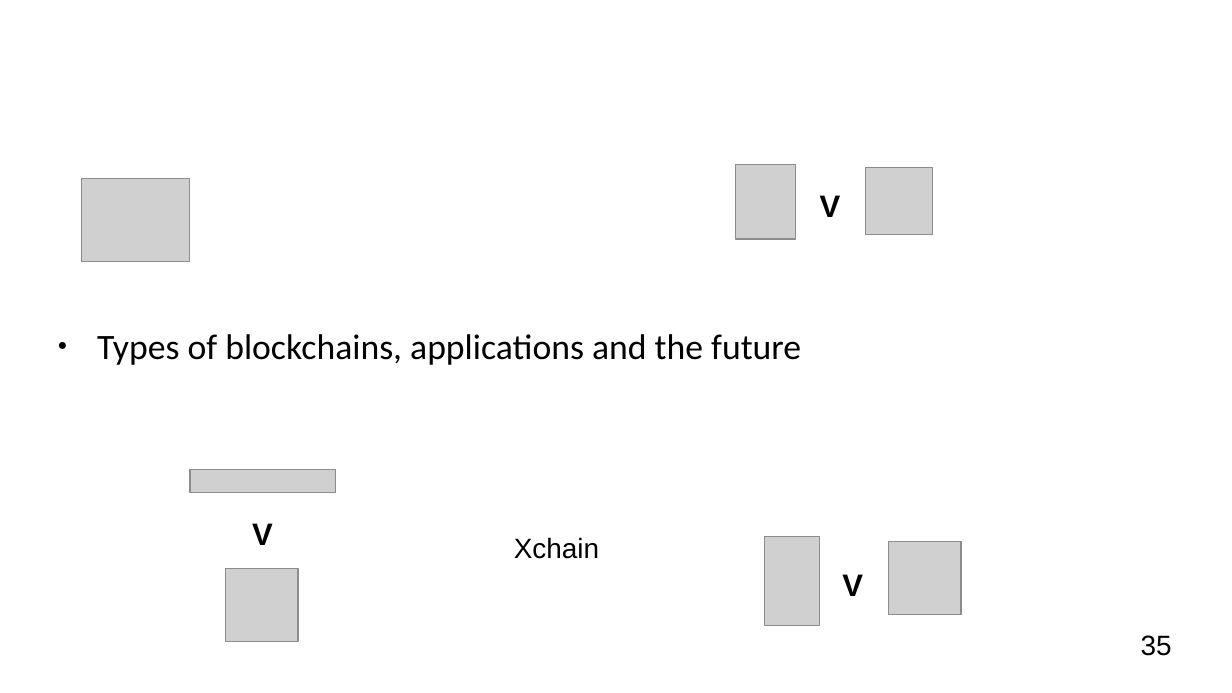
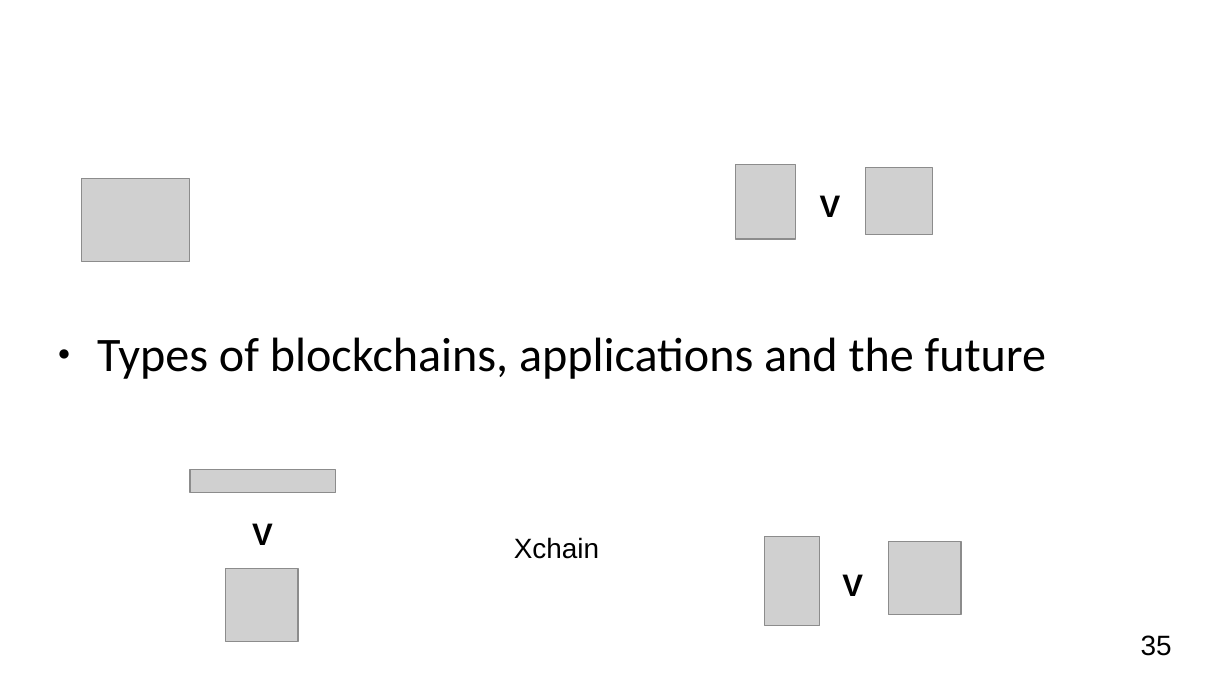
Before and after one commit to OrfeasLitos/blockchain_slides, a slide deck: slide 35 of presentation.pptx. Drawn at 1232x693 pixels with LibreOffice and Linux fonts; fonts in the diff are those of the drawing; grey boxes stand for pictures; background and template pictures are left out. Boxes give left, top, right and bottom in pixels: in the first picture for what was removed or moved away, otherwise in the second. Text is boxed around its words. In the diff, an @@ line names an element or a change of style, - is before the commit and + after.

```diff
--- a/presentation.pptx
+++ b/presentation.pptx
@@ text "Types of blockchains, applications and ..." at (x1=97, y1=337, x2=1046, y2=379): size 23 to 31 pt @@
```
Also in this commit, not shown: 8 other slides changed, 2 other files.
